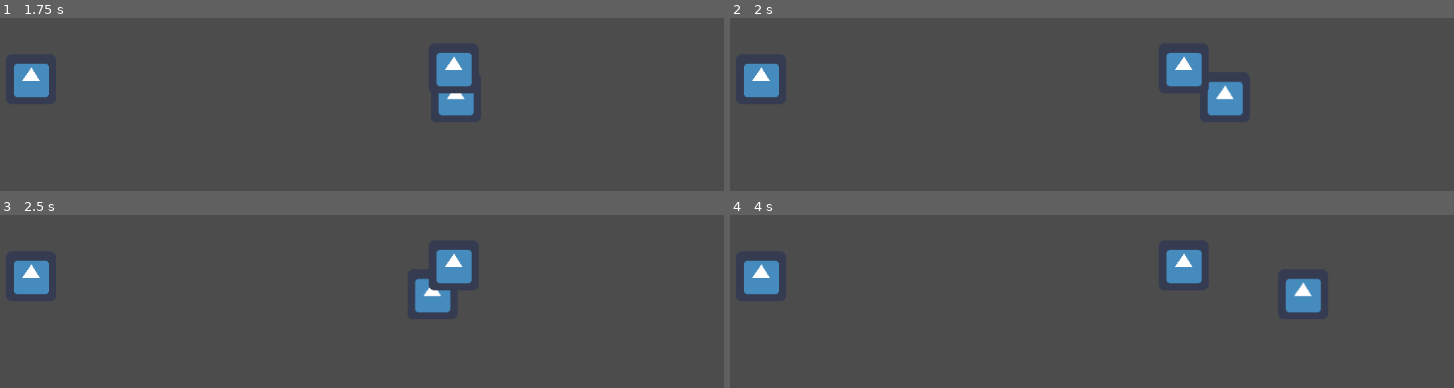
Above: before the commit, frames 1-4 (two rows, left to right).
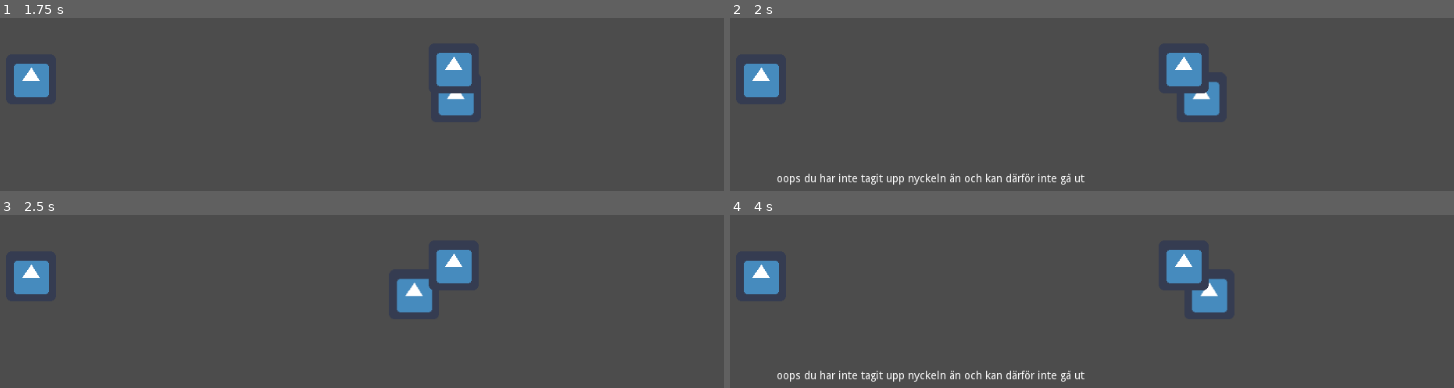
Above: after the commit, the same moments.

Repository: h19BeMa/Dream
Game: Godot game, scene res://Main.tscn
Same seed, same stepped clock (60 frames per second), same inputs: the game is played once before the commit and once after it. The engine's default icon, where the game draws it, is replaced by a stand-in: a white triangle on a blue panel in a dark square.
Inputs:
- Up to frame 1 (1.75 s): tap Enter (ui_accept) at 0.5, 0.6, 0.77, 1.07, 1.35, 1.52 s; hold Right (ui_right) from 0.53 s (still down)
- Up to frame 2 (2 s): keep holding Right (ui_right); tap Enter (ui_accept) at 1.82 s
- Up to frame 3 (2.5 s): release Right (ui_right) at 2.03 s; hold Left (ui_left) from 2.03 s (still down); tap Enter (ui_accept) at 2.1 s
- Up to frame 4 (4 s): release Left (ui_left) at 2.78 s; hold Right (ui_right) from 2.78 s (still down); tap Enter (ui_accept) at 2.85, 3.02, 3.32, 3.6, 3.77 s

Frame 1 is identical in both runs. In frame 2, 2.1% of the frame differs, in the area x 6-71%, y 36-97%; in frame 3, 1.0%; in frame 4, 2.8%, in the area x 6-82%, y 36-97%.

Commit message:
fixat på riktigt nu

Diff:
--- a/Main.tscn
+++ b/Main.tscn
@@ -71,5 +71,6 @@
 [connection signal="body_entered" from="items/item1" to="player" method="_on_Area2D_body_entered"]
 [connection signal="body_exited" from="items/item1" to="player" method="_on_Area2D_body_exited"]
 [connection signal="body_entered" from="items/door" to="player" method="_on_door_body_entered"]
+[connection signal="body_exited" from="items/door" to="player" method="_on_door_body_exited"]
 
 [editable path="player"]
--- a/door.gd
+++ b/door.gd
@@ -35,7 +35,7 @@
 				#text_label.visible == false
 				movement.SPEED = 0
 				text_label.show()
-				if dia_index != dialogue.size() + 1:
+				if dia_index != dialogue["1"].size() + 1:
 					text_label.text = dialogue["1"][str(dia_index)]["text"]
 					dia_index += 1
 				else:
@@ -69,7 +69,7 @@
 					dia_index = 1
 					text_label.hide()
 					movement.SPEED = 200
-					dialog_over = true
+
 
 			#ifall storleken på dialogen är en rad
 			elif dialogue.size() == 1:
@@ -81,7 +81,7 @@
 			else:
 				text_label.hide()
 				movement.SPEED = 200
-				dialog_over = true
+
 
 func load_dialogue(file_path) -> Dictionary:
 
